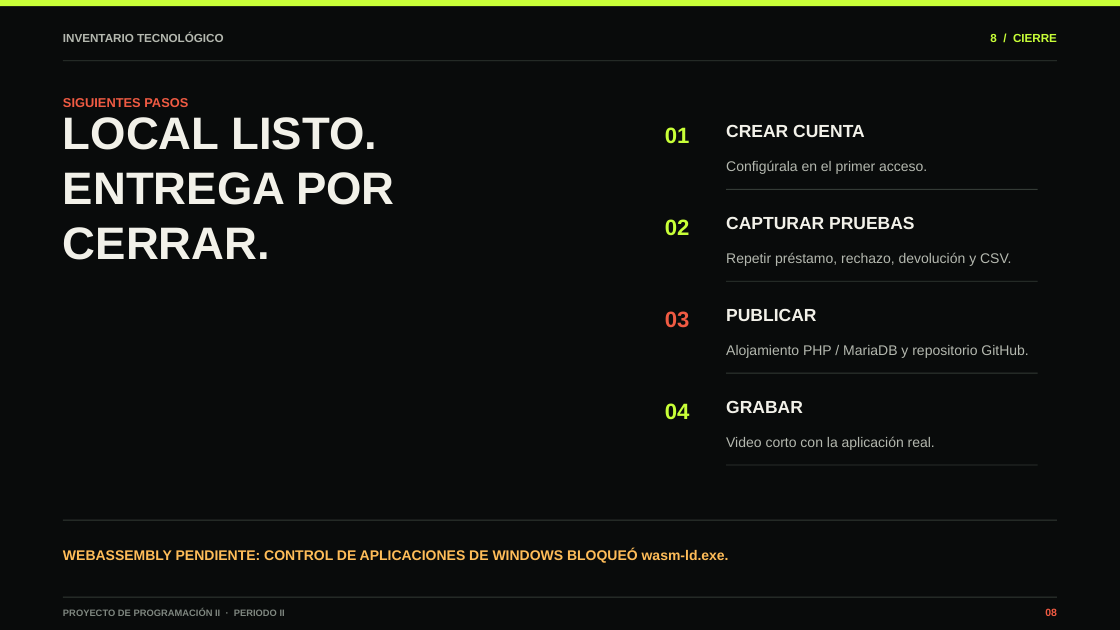
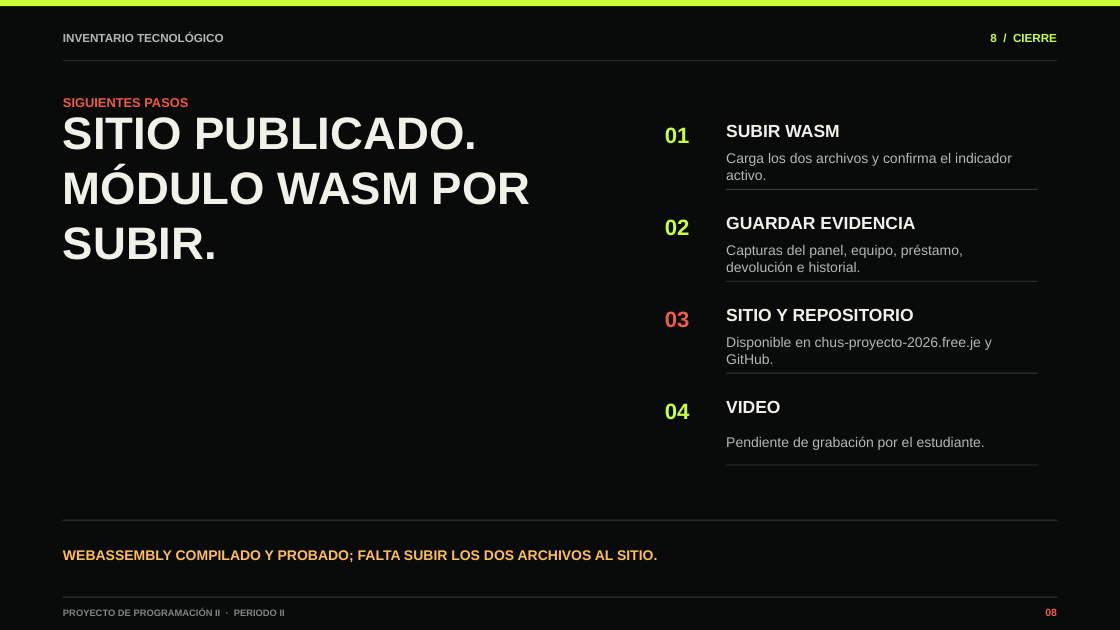
Before and after one commit to EvanSoyYo/inventario-colegio, a slide deck: slide 8 of docs/presentacion-inventario-escolar.pptx. Drawn at 1120x630 pixels with LibreOffice and Linux fonts; fonts in the diff are those of the drawing. Boxes give left, top, right and bottom in pixels: in the first picture for what was removed or moved away, otherwise in the second. Text is boxed around its words. In the diff, an @@ line names an element or a change of style, - is before the commit and + after.

```diff
--- a/docs/presentacion-inventario-escolar.pptx
+++ b/docs/presentacion-inventario-escolar.pptx
@@ text at bbox=[63, 117, 531, 260]: text changed @@
-LOCAL LISTO.
-ENTREGA POR CERRAR.
+SITIO PUBLICADO.
+MÓDULO WASM POR SUBIR.
@@ text at bbox=[726, 124, 839, 137]: text changed @@
-CREAR CUENTA
+SUBIR WASM
@@ text at bbox=[726, 153, 1012, 180]: text changed @@
-Configúrala en el primer acceso.
+Carga los dos archivos y confirma el indicador activo.
@@ text at bbox=[726, 216, 915, 229]: text changed @@
-CAPTURAR PRUEBAS
+GUARDAR EVIDENCIA
@@ text at bbox=[726, 244, 963, 272]: text changed @@
-Repetir préstamo, rechazo, devolución y CSV.
+Capturas del panel, equipo, préstamo, devolución e historial.
@@ text at bbox=[726, 308, 914, 321]: text changed @@
-PUBLICAR
+SITIO Y REPOSITORIO
@@ text at bbox=[726, 337, 992, 364]: text changed @@
-Alojamiento PHP / MariaDB y repositorio GitHub.
+Disponible en chus-proyecto-2026.free.je y GitHub.
@@ text at bbox=[726, 400, 780, 413]: text changed @@
-GRABAR
+VIDEO
@@ text at bbox=[726, 436, 985, 450]: text changed @@
-Video corto con la aplicación real.
+Pendiente de grabación por el estudiante.
@@ text at bbox=[63, 550, 657, 562]: text changed @@
-WEBASSEMBLY PENDIENTE: CONTROL DE APLICACIONES DE WINDOWS BLOQUEÓ wasm-ld.exe.
+WEBASSEMBLY COMPILADO Y PROBADO; FALTA SUBIR LOS DOS ARCHIVOS AL SITIO.
```
Also in this commit, not shown: 3 other slides changed, 9 other files.
